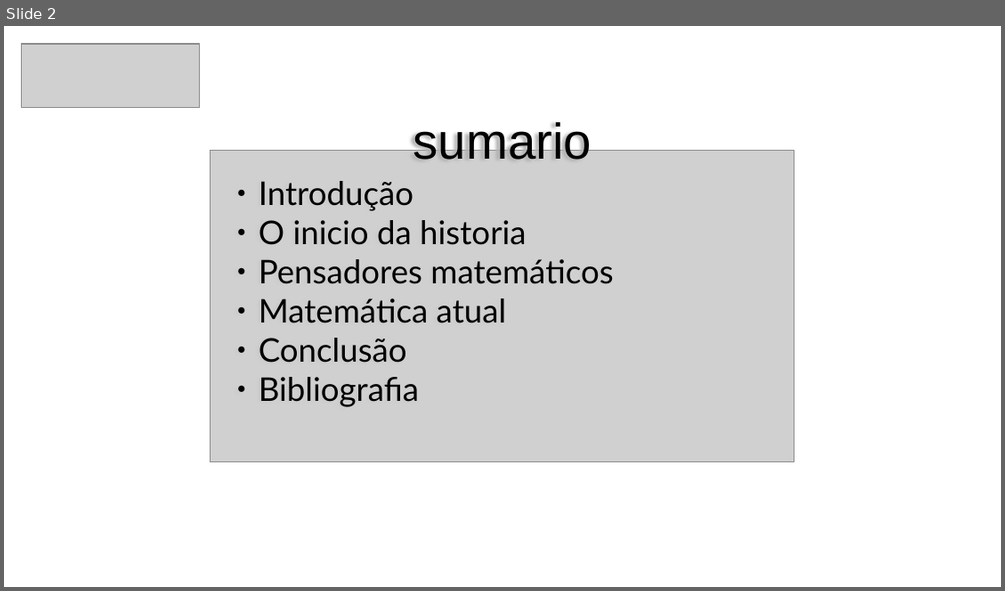
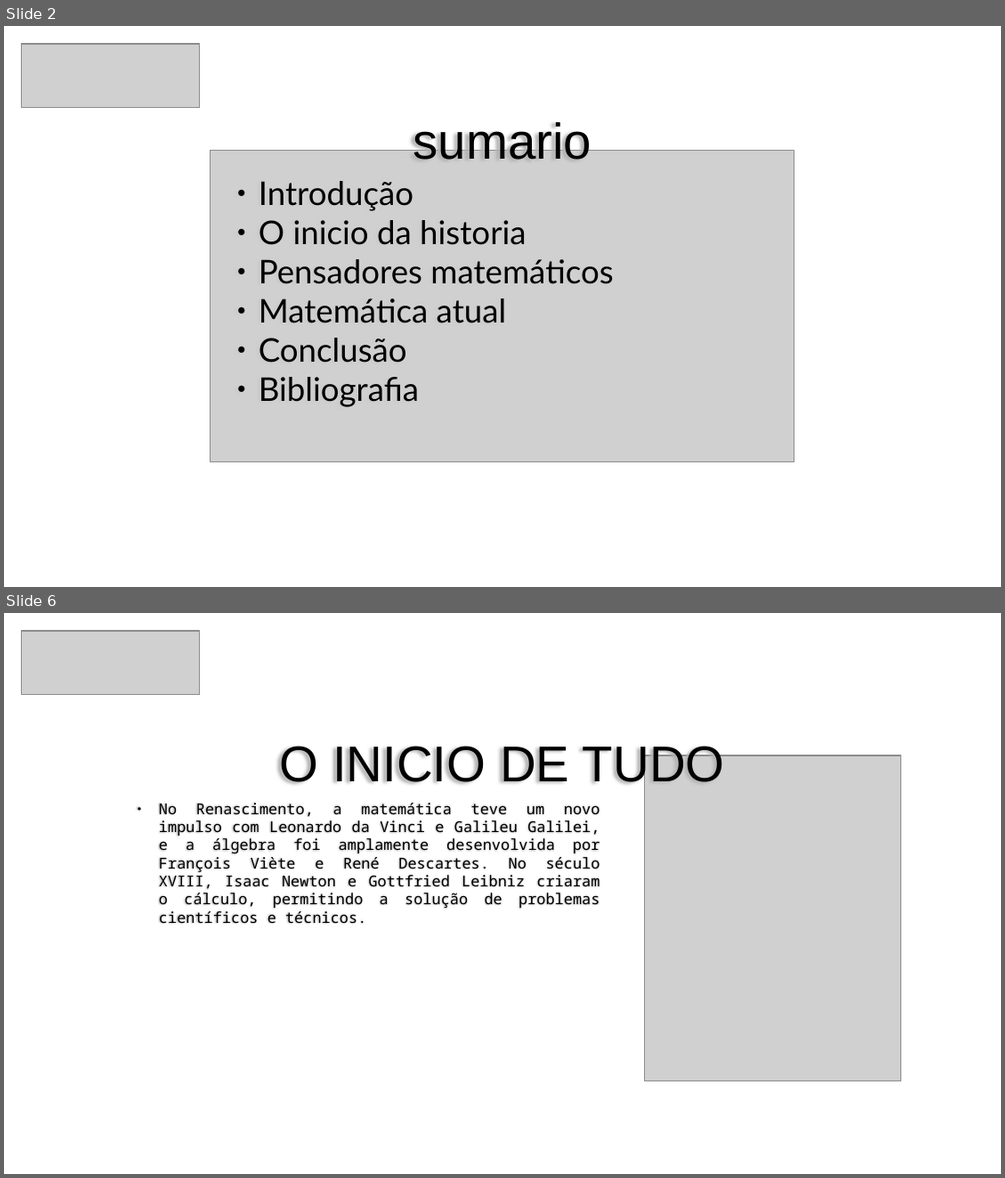
Before and after one commit to carlosycs/atvs.aula, a slide deck: histmat1.odp. Shown one above the other, each under a label of ours: slide 2 before the commit, slides 2 and 6 after it; the slides between them are not shown. The pictures are 1005x591 and 1005x1178 pixels, drawn with LibreOffice and Linux fonts; fonts in the diff are those of the drawing; grey boxes stand for pictures. Boxes give left, top, right and bottom in pixels: in the first picture for what was removed or moved away, otherwise in the second. Text is boxed around its words. In the diff, an @@ line names an element or a change of style, - is before the commit and + after.

Commit message:
novo

```diff
--- a/histmat1.odp
+++ b/histmat1.odp
@@ slide 6 added at (4, 613, 1001, 1174), background #FFFFFF @@
@@ picture added at (22, 631, 201, 694) @@
@@ title added at (280, 742, 725, 791), 40 pt, text #000000 @@
+O INICIO DE TUDO
@@ picture added at (646, 755, 901, 1080) @@
@@ text added at (159, 803, 600, 924), 12 pt, text #000000 @@
+● No Renascimento, a matemática teve um novo impulso com Leonardo da Vinci e Galileu Galilei, e a álgebra foi amplamente desenvolvida por François Viète e René Descartes. No século XVIII, Isaac Newton e Gottfried Leibniz criaram o cálculo, permitindo a solução de problemas científicos e técnicos.
```
Also in this commit, not shown: 6 slides changed, 2 other slides added.
